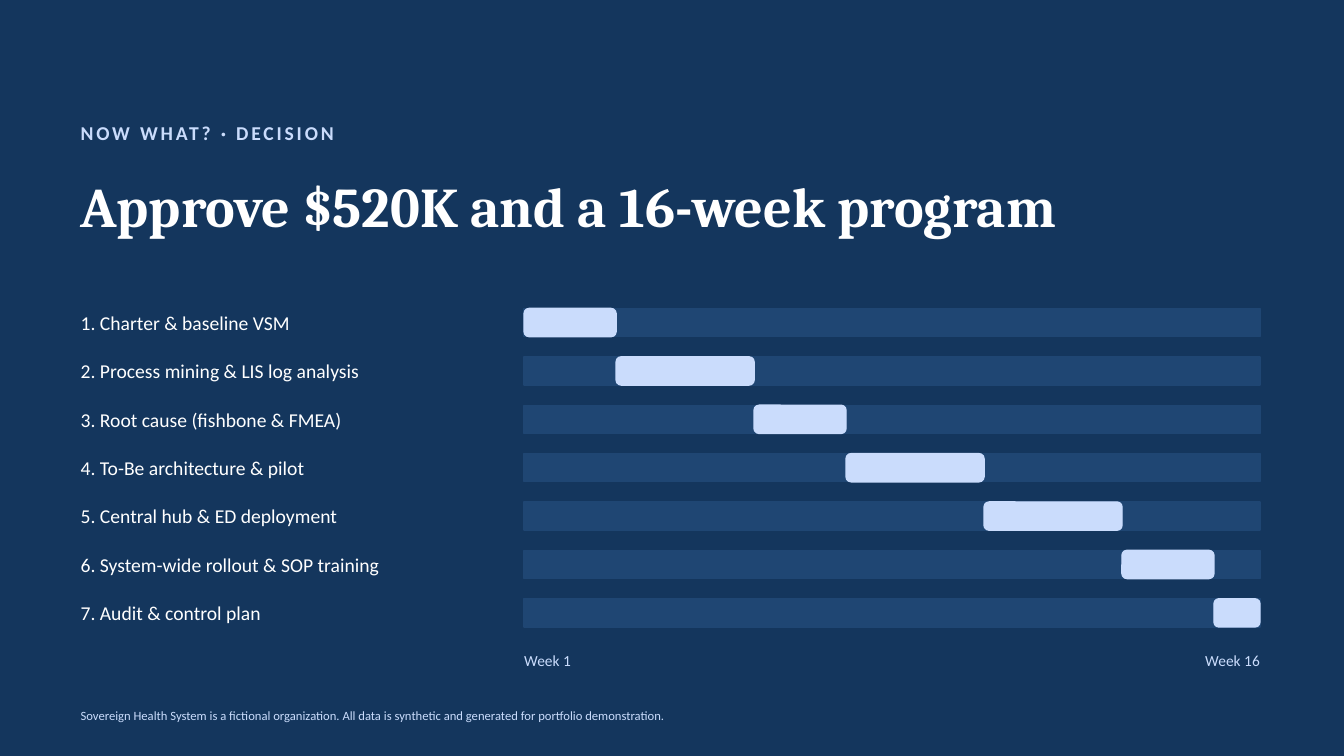
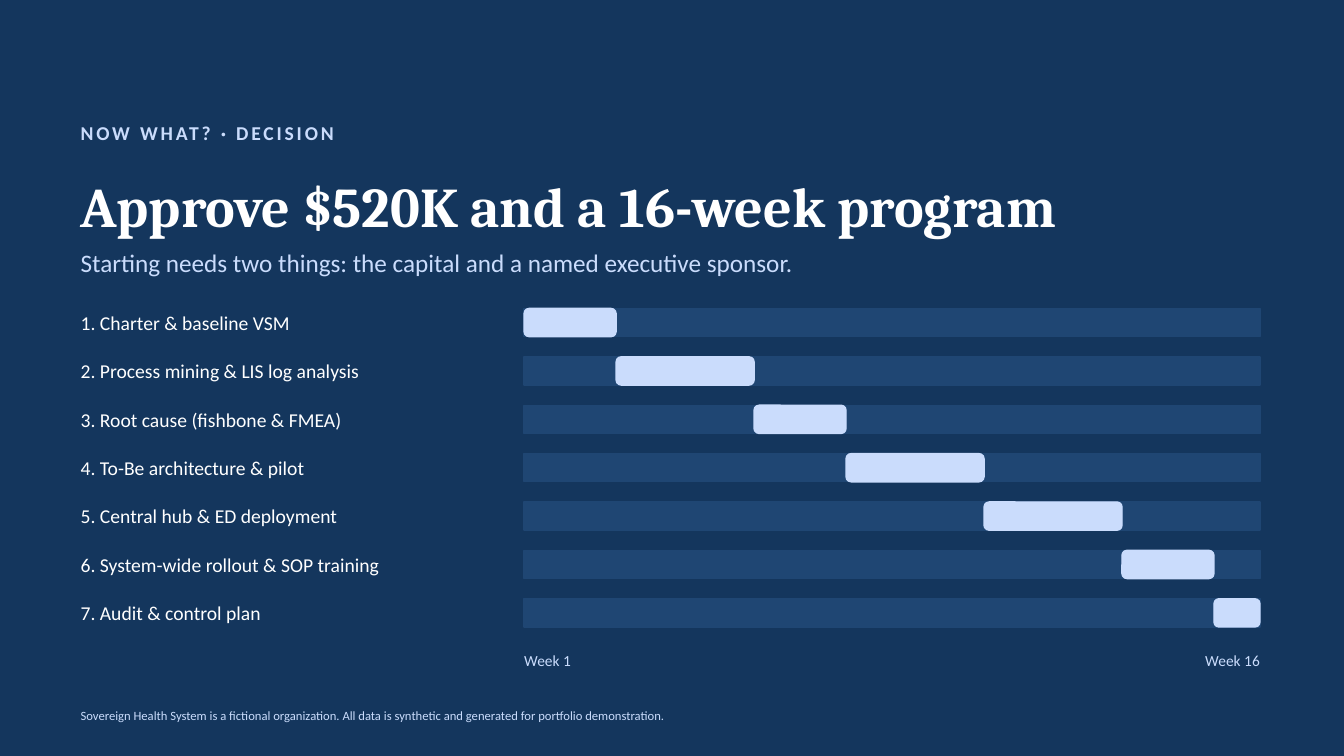
Before and after one commit to huezxiii/diagnostic-pipeline-process-mapping, a slide deck: slide 10 of deck/sovereign-health-exec-briefing.pptx. Drawn at 1344x756 pixels with LibreOffice and Linux fonts; fonts in the diff are those of the drawing. Boxes give left, top, right and bottom in pixels: in the first picture for what was removed or moved away, otherwise in the second. Text is boxed around its words. In the diff, an @@ line names an element or a change of style, - is before the commit and + after.

```diff
--- a/deck/sovereign-health-exec-briefing.pptx
+++ b/deck/sovereign-health-exec-briefing.pptx
@@ text added at bbox=[81, 254, 792, 277], 18 pt, text #CADCFC @@
+Starting needs two things: the capital and a named executive sponsor.
```
Also in this commit, not shown: 9 other slides changed, 2 other files.
